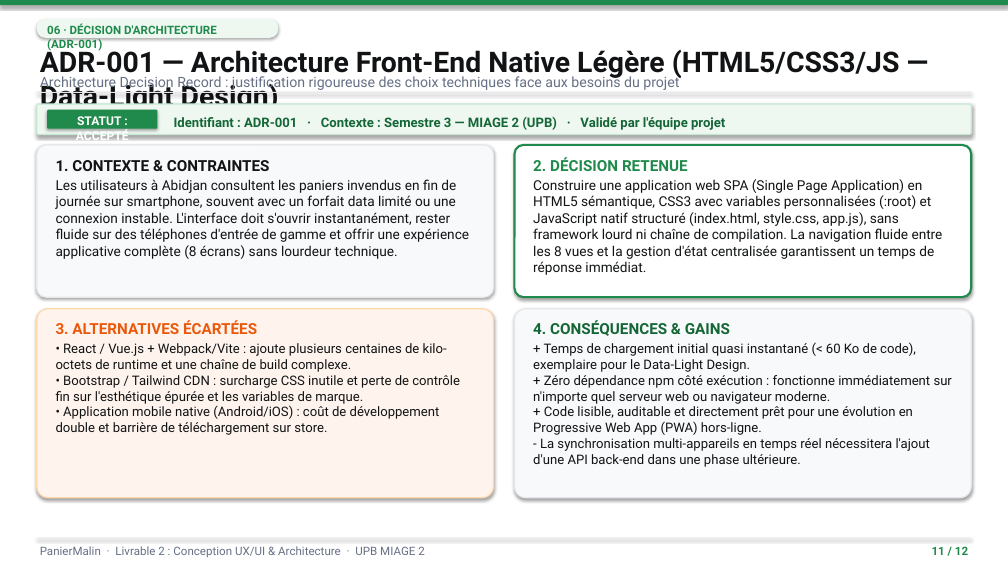
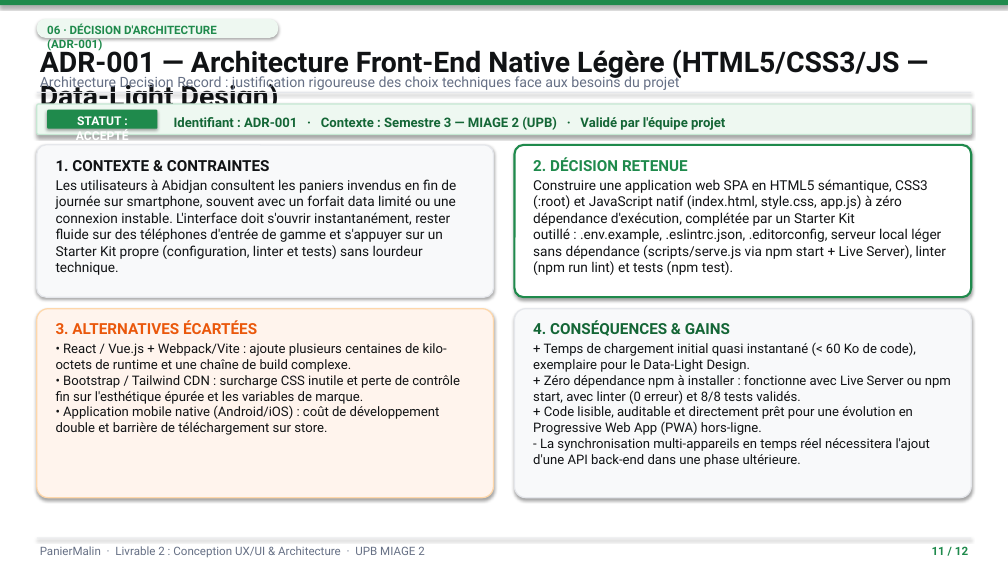
Before and after one commit to Mohvmxd19/paniermalin-minimal, a slide deck: slide 11 of docs/Livrable_2_PanierMalin.pptx. Drawn at 1008x567 pixels with LibreOffice and Linux fonts; fonts in the diff are those of the drawing. Boxes give left, top, right and bottom in pixels: in the first picture for what was removed or moved away, otherwise in the second. Text is boxed around its words. In the diff, an @@ line names an element or a change of style, - is before the commit and + after.

Commit message:
docs: mise a jour du livrable 2 avec le starter kit et les tests

```diff
--- a/docs/Livrable_2_PanierMalin.pptx
+++ b/docs/Livrable_2_PanierMalin.pptx
@@ text at (56, 179, 456, 275): text changed @@
-Les utilisateurs à Abidjan consultent les paniers invendus en fin de journée sur smartphone, souvent avec un forfait data limité ou une connexion instable. L'interface doit s'ouvrir instantanément, rester fluide sur des téléphones d'entrée de gamme et offrir une expérience applicative complète (8 écrans) sans lourdeur technique.
+Les utilisateurs à Abidjan consultent les paniers invendus en fin de journée sur smartphone, souvent avec un forfait data limité ou une connexion instable. L'interface doit s'ouvrir instantanément, rester fluide sur des téléphones d'entrée de gamme et s'appuyer sur un Starter Kit propre (configuration, linter et tests) sans lourdeur technique.
@@ text at (533, 179, 946, 275): text changed @@
-Construire une application web SPA (Single Page Application) en HTML5 sémantique, CSS3 avec variables personnalisées (:root) et JavaScript natif structuré (index.html, style.css, app.js), sans framework lourd ni chaîne de compilation. La navigation fluide entre les 8 vues et la gestion d'état centralisée garantissent un temps de réponse immédiat.
+Construire une application web SPA en HTML5 sémantique, CSS3 (:root) et JavaScript natif (index.html, style.css, app.js) à zéro dépendance d'exécution, complétée par un Starter Kit outillé : .env.example, .eslintrc.json, .editorconfig, serveur local léger sans dépendance (scripts/serve.js via npm start + Live Server), linter (npm run lint) et tests (npm test).
@@ text at (533, 375, 951, 404): text changed @@
-+ Zéro dépendance npm côté exécution : fonctionne immédiatement sur n'importe quel serveur web ou navigateur moderne.
++ Zéro dépendance npm à installer : fonctionne avec Live Server ou npm start, avec linter (0 erreur) et 8/8 tests validés.
```
Also in this commit, not shown: 2 other slides changed, 1 other file.
